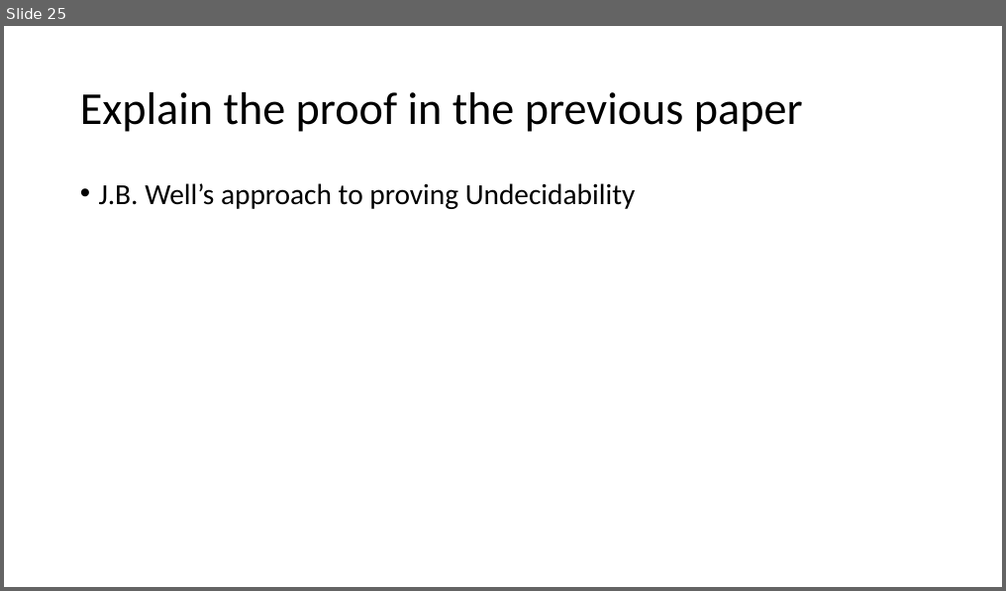
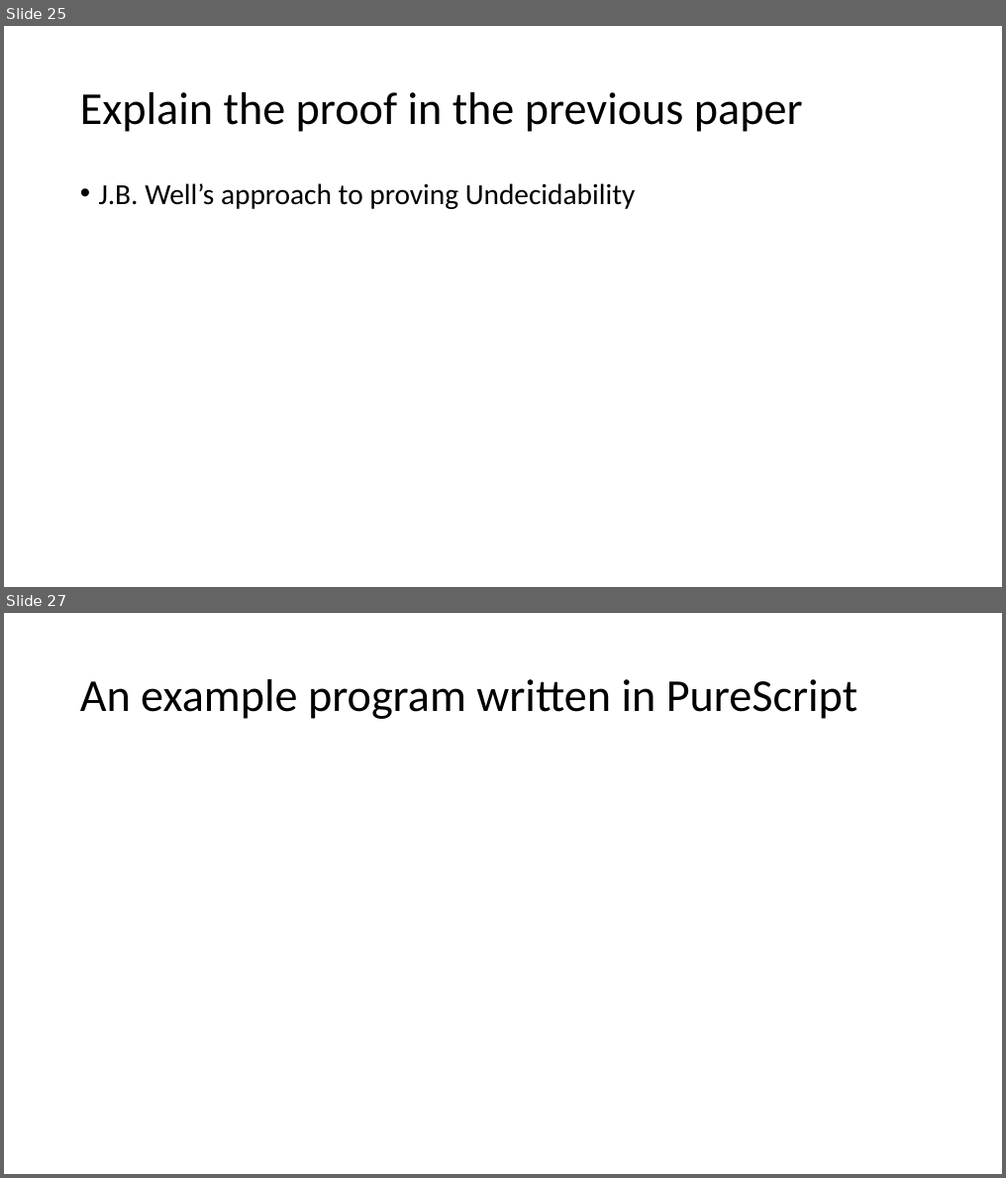
Before and after one commit to seanwestfall/algorithm_w_presentation, a slide deck: Presentation1.pptx. Shown one above the other, each under a label of ours: slide 25 before the commit, slides 25 and 27 after it; the slides between them are not shown. The pictures are 1006x591 and 1006x1178 pixels, drawn with LibreOffice and Linux fonts; fonts in the diff are those of the drawing. Boxes give left, top, right and bottom in pixels: in the first picture for what was removed or moved away, otherwise in the second. Text is boxed around its words. In the diff, an @@ line names an element or a change of style, - is before the commit and + after.

```diff
--- a/Presentation1.pptx
+++ b/Presentation1.pptx
@@ slide 27 added at (x1=4, y1=613, x2=1002, y2=1174), background #FFFFFF @@
@@ title added at (x1=80, y1=679, x2=857, y2=719), 44 pt, text #000000 @@
+An example program written in PureScript
```
Also in this commit, not shown: 4 slides changed, 1 other slide added, 1 slide removed.
